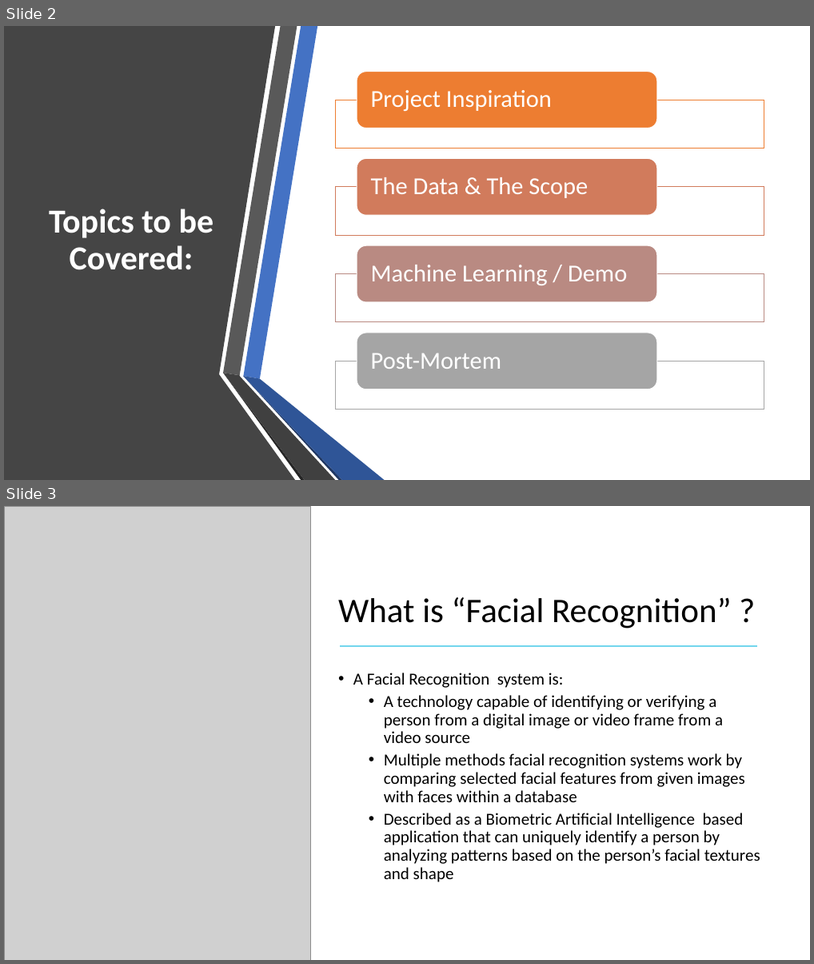
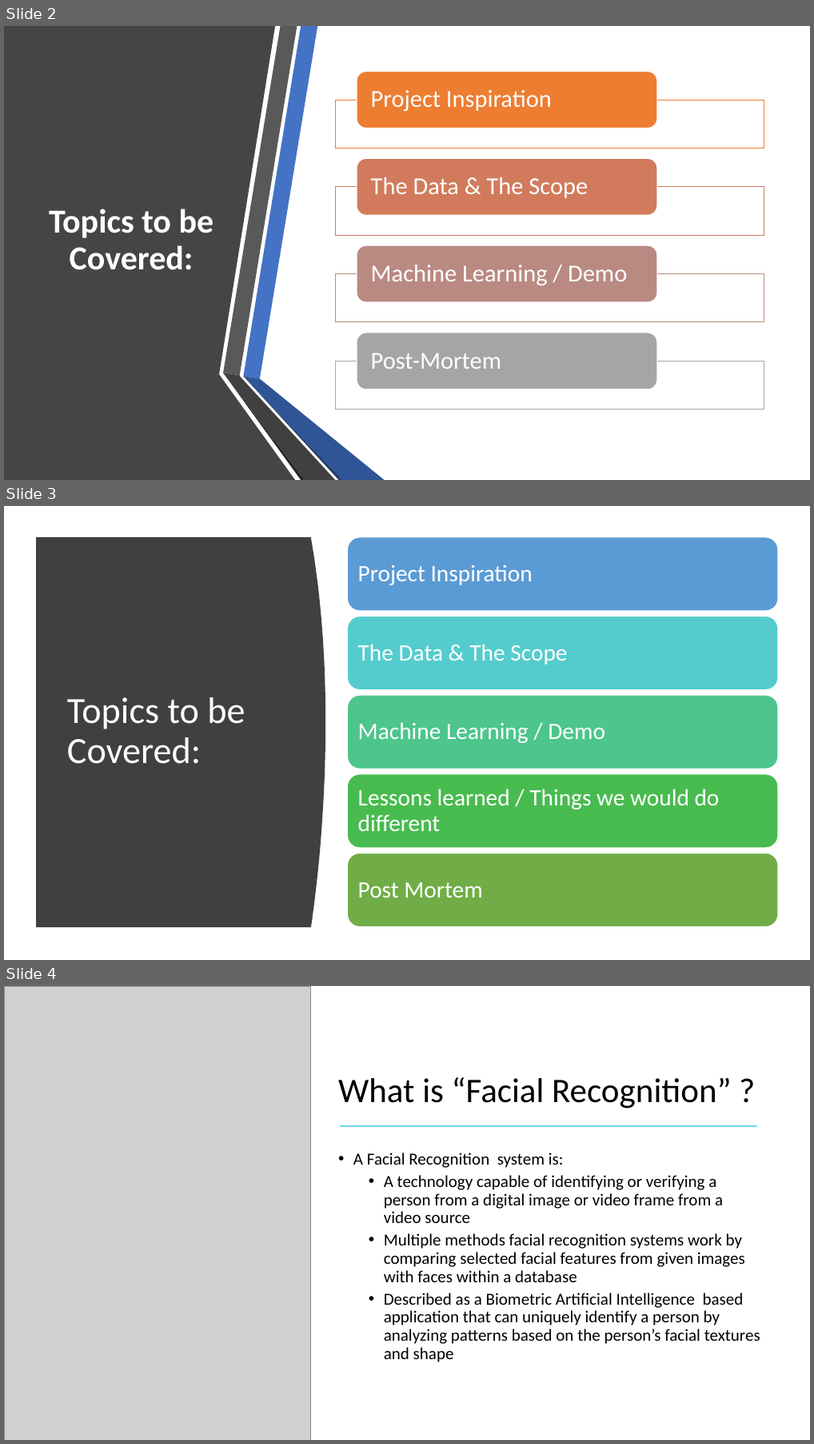
Before and after one commit to jcrossru/EndGame, a slide deck: Face Recognition_Final Project.pptx. Shown one above the other, each under a label of ours: slides 2 and 3 before the commit, slides 2, 3 and 4 after it. The pictures are 814x964 and 814x1444 pixels, drawn with LibreOffice and Linux fonts; fonts in the diff are those of the drawing; grey boxes stand for pictures. Boxes give left, top, right and bottom in pixels: in the first picture for what was removed or moved away, otherwise in the second. Text is boxed around its words. In the diff, an @@ line names an element or a change of style, - is before the commit and + after.

Commit message:
Starter ppt

```diff
--- a/Face Recognition_Final Project.pptx
+++ b/Face Recognition_Final Project.pptx
@@ slide 3 added at (x1=4, y1=506, x2=810, y2=960), background #FFFFFF @@
@@ freeform shape added at (x1=36, y1=537, x2=326, y2=927), fill #404040 @@
@@ title added at (x1=67, y1=697, x2=245, y2=764), 44 pt, text #FFFFFF @@
+Topics to be Covered:
@@ group added at (x1=348, y1=537, x2=778, y2=927): 5 rounded rectangles, 5 texts @@
+Project Inspiration
+The Data & The Scope
+Machine Learning / Demo
+Lessons learned / Things we would do different
+Post Mortem
@@ what was slide 3 is now slide 4 @@
```
